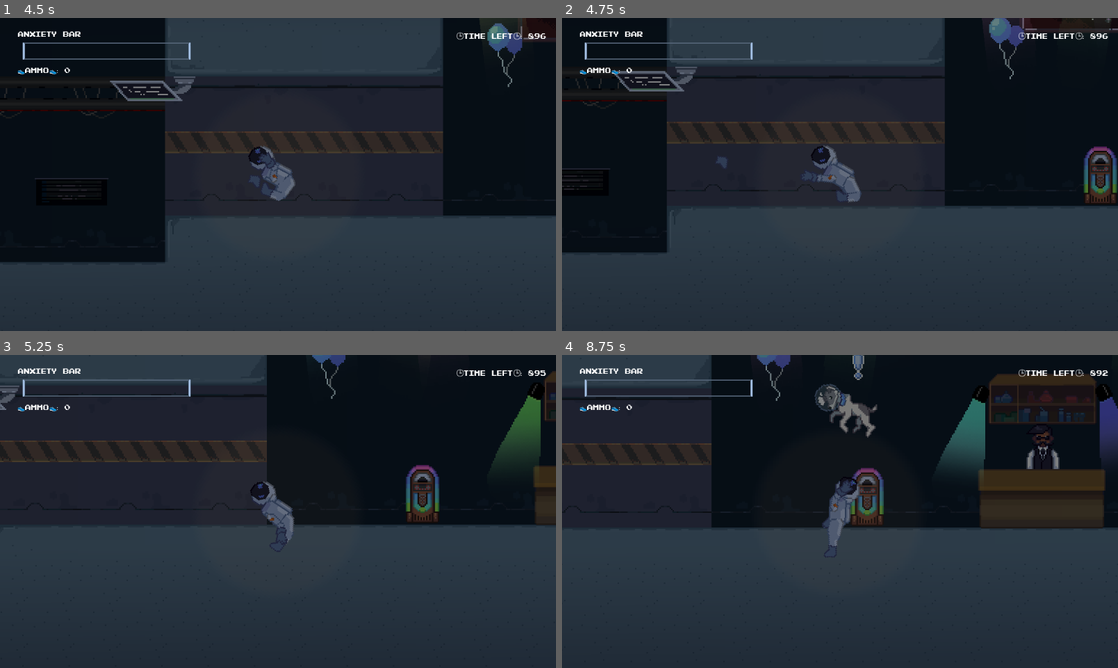
Above: before the commit, frames 1-4 (two rows, left to right).
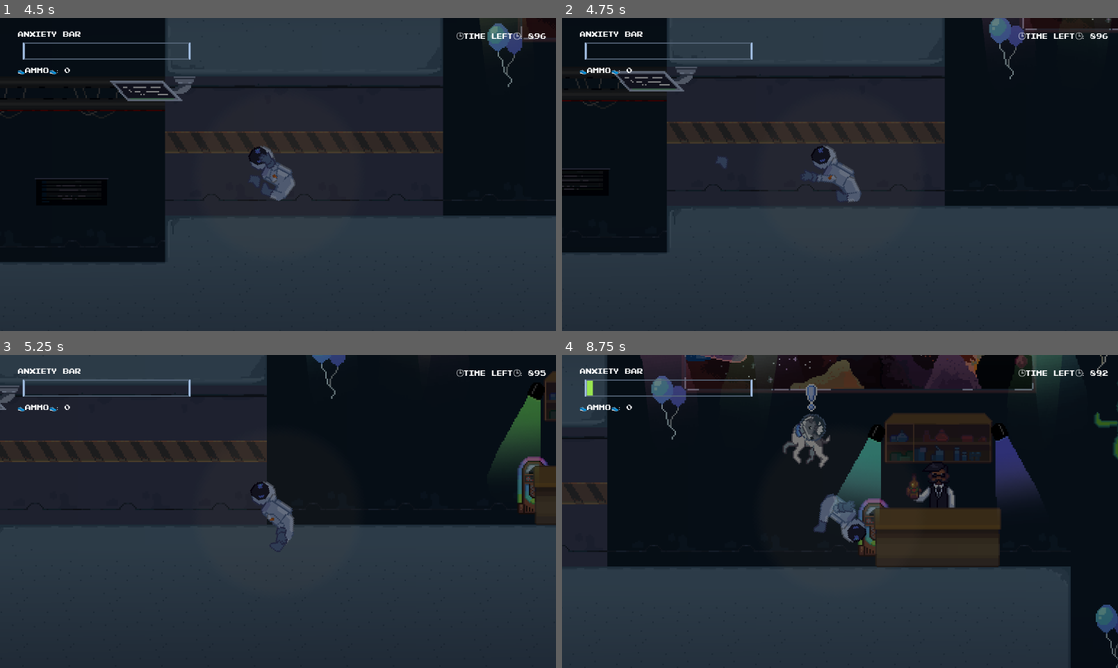
Above: after the commit, the same moments.

Repository: PiotrusWatson/last_party
Game: Godot game, scene res://worlds/piotrus_scene.tscn
Two runs of this game, one before a commit and one after it. Both use one fixed random seed, a clock stepped at 60 frames per second and the inputs below. This scene is started directly instead of the project's main scene.
Inputs (mouse positions are in pixels of both pictures, inside the frame that each line leads up to):
- Up to frame 1 (4.5 s): move the mouse to (400, 158) at 0.52 s; tap E (Interact) at 0.6, 1.55, 2.3, 2.85, 3.6 s; move the mouse to (166, 190) at 1.27 s; right-click (166, 190) at 1.35 s; move the mouse to (333, 105) at 2.02 s; press the mouse at (333, 105) at 2.03 s; move the mouse to (250, 237) at 2.77 s; release the mouse at (250, 237) at 2.78 s; move the mouse to (444, 221) at 3.52 s; move the mouse to (111, 127) at 4.27 s; right-click (111, 127) at 4.35 s
- Up to frame 2 (4.75 s): tap E (Interact) at 4.55 s
- Up to frame 3 (5.25 s): move the mouse to (305, 511) at 5.02 s; press the mouse at (305, 511) at 5.03 s
- Up to frame 4 (8.75 s): tap E (Interact) at 5.3, 5.85, 6.5, 6.6, 7.55, 8.3 s; move the mouse to (756, 433) at 5.77 s; release the mouse at (756, 433) at 5.78 s; move the mouse to (962, 495) at 6.52 s; move the mouse to (728, 527) at 7.27 s; right-click (728, 527) at 7.35 s; move the mouse to (895, 442) at 8.02 s; press the mouse at (895, 442) at 8.03 s

Frame 1 is identical in both runs. In frame 2, 0.8% of the frame differs, in the area x 93-100%, y 41-60%; in frame 3, 1.3%; in frame 4, 41%, in the area x 0-100%, y 0-100%.

Commit message:
got rid of physical

Diff:
--- a/components/interactable.tscn
+++ b/components/interactable.tscn
@@ -4,6 +4,7 @@
 [ext_resource type="FontFile" uid="uid://b5bnvck7qd1tf" path="res://prefabs/partygoer/Pixel NES.otf" id="1_pcmw1"]
 
 [node name="Interactable" type="Label"]
+z_index = 10
 texture_filter = 1
 offset_left = -23.0
 offset_top = -42.0
--- a/prefabs/props/interactable.gd
+++ b/prefabs/props/interactable.gd
@@ -4,7 +4,7 @@
 var thing_to_interact_with = null
 # Called when the node enters the scene tree for the first time.
 func _ready() -> void:
-	text = "Press " + InputMap.action_get_events("Interact")[0].as_text()
+	text = "Press " + InputMap.action_get_events("Interact")[0].as_text().split(" ")[0]
 	visible = false
 
 # Called every frame. 'delta' is the elapsed time since the previous frame.
--- a/prefabs/props/jukebox.gd
+++ b/prefabs/props/jukebox.gd
@@ -1,9 +1,14 @@
 extends Node2D
 
 @export var tracks :Array[AudioStreamMP3]
+@onready var audio_player = $AudioStreamPlayer2D
 # Called when the node enters the scene tree for the first time.
 var current_track = 0
 
 func increase_track():
 	current_track += 1
 	current_track %= tracks.size()
+
+func play_track():
+	audio_player.stream = tracks[current_track]
+	audio_player.play()
--- a/prefabs/props/radio.tscn
+++ b/prefabs/props/radio.tscn
@@ -1,9 +1,10 @@
-[gd_scene load_steps=8 format=3 uid="uid://1ciexgxjj0hb"]
+[gd_scene load_steps=10 format=3 uid="uid://1ciexgxjj0hb"]
 
 [ext_resource type="Script" path="res://prefabs/props/jukebox.gd" id="1_lgh0h"]
 [ext_resource type="AudioStream" uid="uid://cxyppxjbem1rn" path="res://Audio/sussy beat.mp3" id="1_vt85b"]
 [ext_resource type="Texture2D" uid="uid://bfnbjtkawrcho" path="res://sprites/Props/Jukebox.png" id="2_ka0r5"]
 [ext_resource type="AudioStream" uid="uid://bqh8ux18g7dkc" path="res://Audio/sus and bass.mp3" id="2_qsuad"]
+[ext_resource type="PackedScene" uid="uid://dnck532nfk6np" path="res://components/interactable.tscn" id="5_a7vak"]
 
 [sub_resource type="SpriteFrames" id="SpriteFrames_amkaw"]
 animations = [{
@@ -22,9 +23,12 @@
 [sub_resource type="CapsuleShape2D" id="CapsuleShape2D_p8yn1"]
 radius = 11.0
 
+[sub_resource type="CircleShape2D" id="CircleShape2D_xt0fn"]
+radius = 45.5412
+
 [node name="Radio" type="Node2D"]
 z_index = -1
-position = Vector2(-29, 6)
+position = Vector2(0, 6)
 script = ExtResource("1_lgh0h")
 tracks = Array[AudioStreamMP3]([ExtResource("1_vt85b"), ExtResource("2_qsuad")])
 
@@ -37,15 +41,22 @@
 
 [node name="AnimatedSprite2D" type="AnimatedSprite2D" parent="."]
 texture_filter = 3
-position = Vector2(-75, -2)
+position = Vector2(2, -8)
 sprite_frames = SubResource("SpriteFrames_amkaw")
 
 [node name="StaticBody2D" type="StaticBody2D" parent="."]
 
 [node name="CollisionShape2D" type="CollisionShape2D" parent="StaticBody2D"]
-position = Vector2(-75.5, 11)
+position = Vector2(1, 6)
 shape = SubResource("RectangleShape2D_mv0lo")
 
 [node name="CollisionShape2D2" type="CollisionShape2D" parent="StaticBody2D"]
-position = Vector2(-75, 2)
+position = Vector2(0, -6)
 shape = SubResource("CapsuleShape2D_p8yn1")
+
+[node name="Area2D" type="Area2D" parent="."]
+
+[node name="CollisionShape2D" type="CollisionShape2D" parent="Area2D"]
+shape = SubResource("CircleShape2D_xt0fn")
+
+[node name="Interactable" parent="." instance=ExtResource("5_a7vak")]
